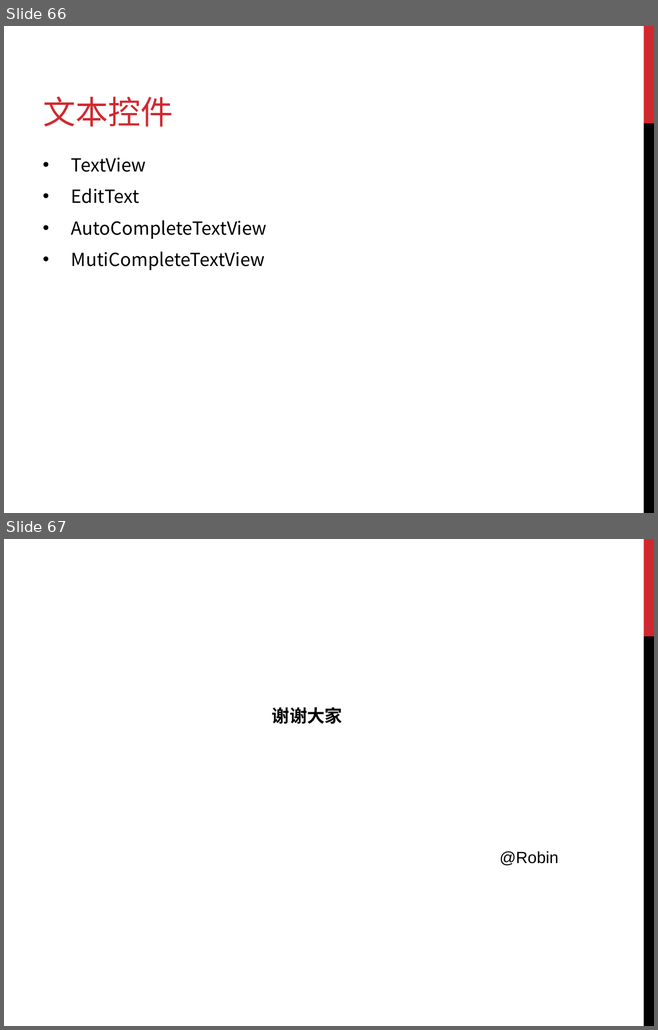
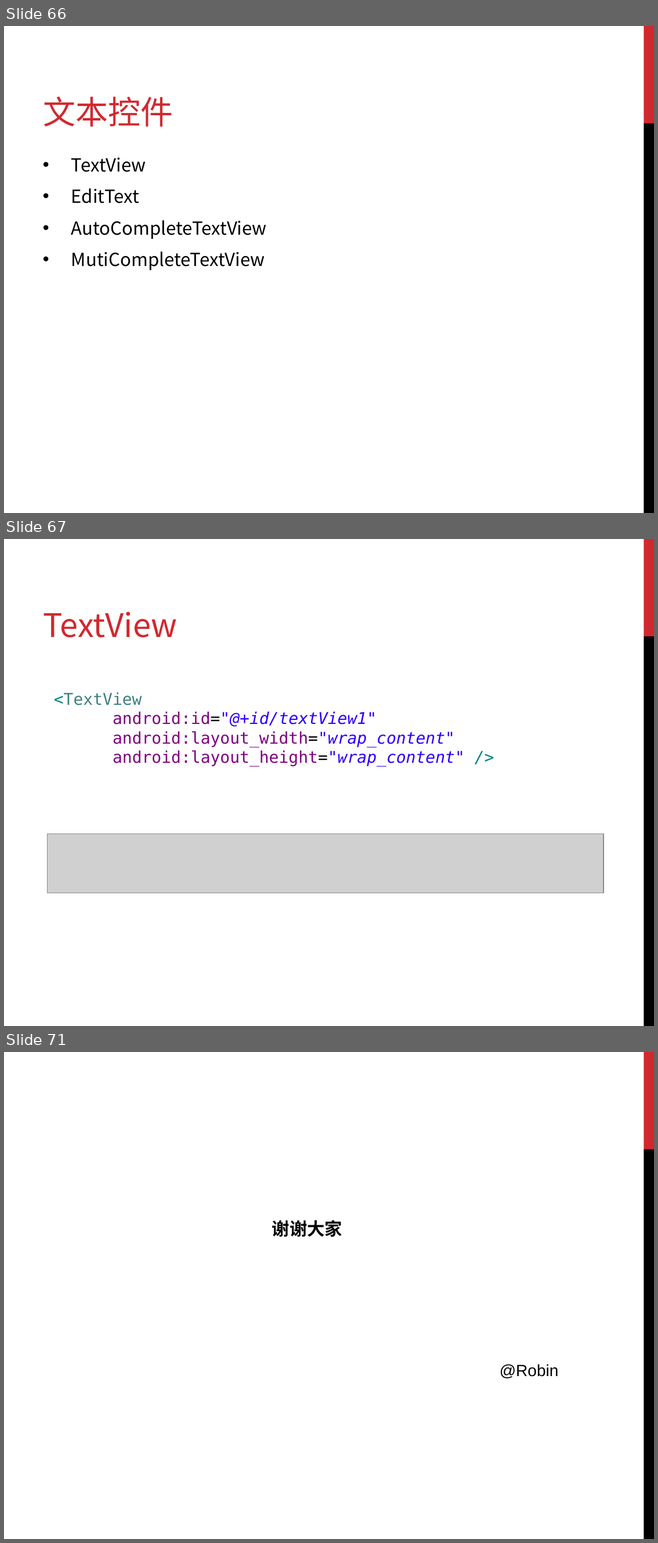
Before and after one commit to donner/training, a slide deck: Android/Android培训.ppt. Shown one above the other, each under a label of ours: slides 66 and 67 before the commit, slides 66, 67 and 71 after it; the slides between them are not shown. The pictures are 658x1030 and 658x1543 pixels, drawn with LibreOffice and Linux fonts; fonts in the diff are those of the drawing; grey boxes stand for pictures. Boxes give left, top, right and bottom in pixels: in the first picture for what was removed or moved away, otherwise in the second. Text is boxed around its words. In the diff, an @@ line names an element or a change of style, - is before the commit and + after.

```diff
--- a/Android/Android培训.ppt
+++ b/Android/Android培训.ppt
@@ slide 67 added at bbox=[4, 539, 654, 1026], background #FFFFFF; not listed: 2 template elements that a slide beside it also shows @@
@@ title added at bbox=[43, 611, 177, 638], 36 pt, text #D1282E @@
+TextView
@@ text added at bbox=[54, 692, 465, 767], 18 pt, text #7F007F @@
+<TextView
+android:id="@+id/textView1"
+android:layout_width="wrap_content"
+android:layout_height="wrap_content" />
@@ picture added at bbox=[48, 834, 604, 894] @@
@@ what was slide 67 is now slide 71 @@
```
Also in this commit, not shown: 1 slide changed, 3 other slides added, 14 other files.
